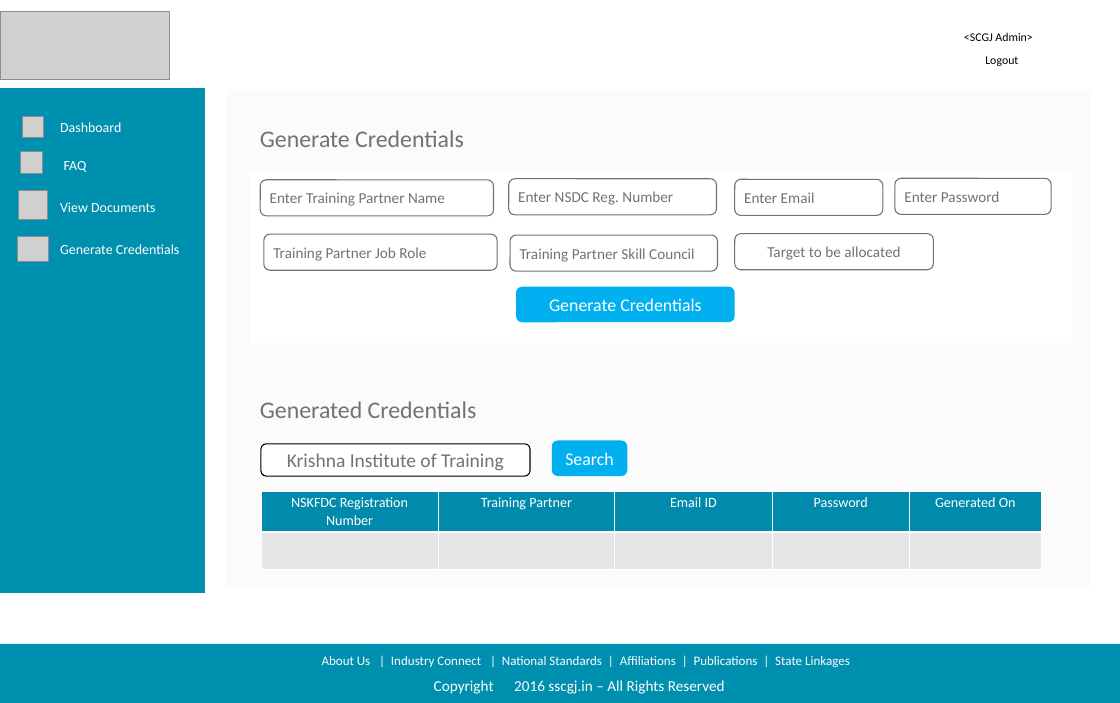
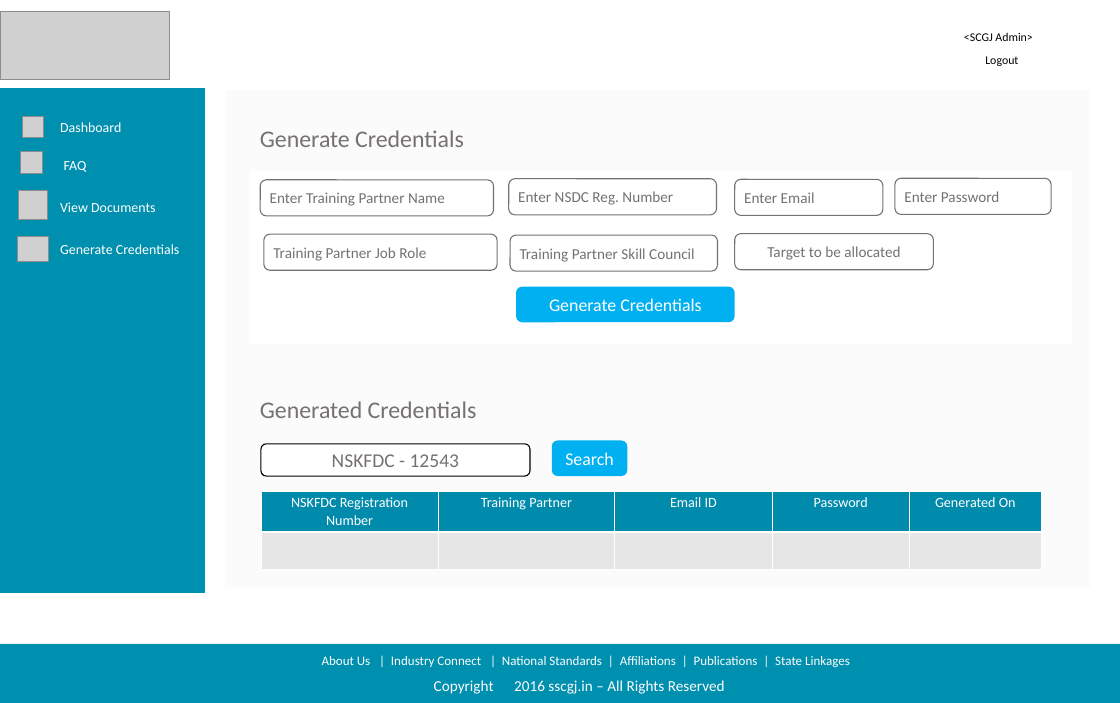
Before and after one commit to sarthakbhutani/NSKFDC-App, a slide deck: slide 17 of Requirements/Product Backlog/Screen Designs/Screen Design Deck/Updated Designs.pptx. Drawn at 1120x703 pixels with LibreOffice and Linux fonts; fonts in the diff are those of the drawing; grey boxes stand for pictures; background and template pictures are left out. Boxes give left, top, right and bottom in pixels: in the first picture for what was removed or moved away, otherwise in the second. Text is boxed around its words. In the diff, an @@ line names an element or a change of style, - is before the commit and + after.

```diff
--- a/Requirements/Product Backlog/Screen Designs/Screen Design Deck/Updated Designs.pptx
+++ b/Requirements/Product Backlog/Screen Designs/Screen Design Deck/Updated Designs.pptx
@@ text in rounded rectangle at [332,454,459,467]: text changed @@
-Krishna Institute of Training
+NSKFDC - 12543
```
Also in this commit, not shown: 11 other slides changed, 1 other file.
